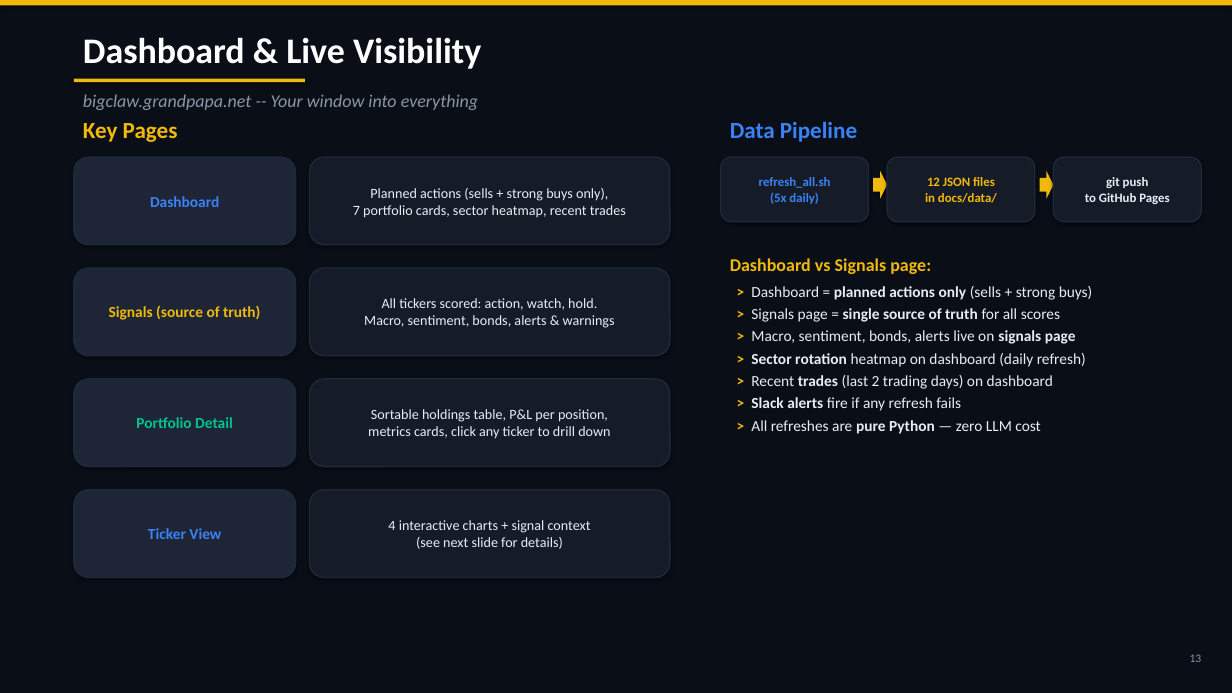
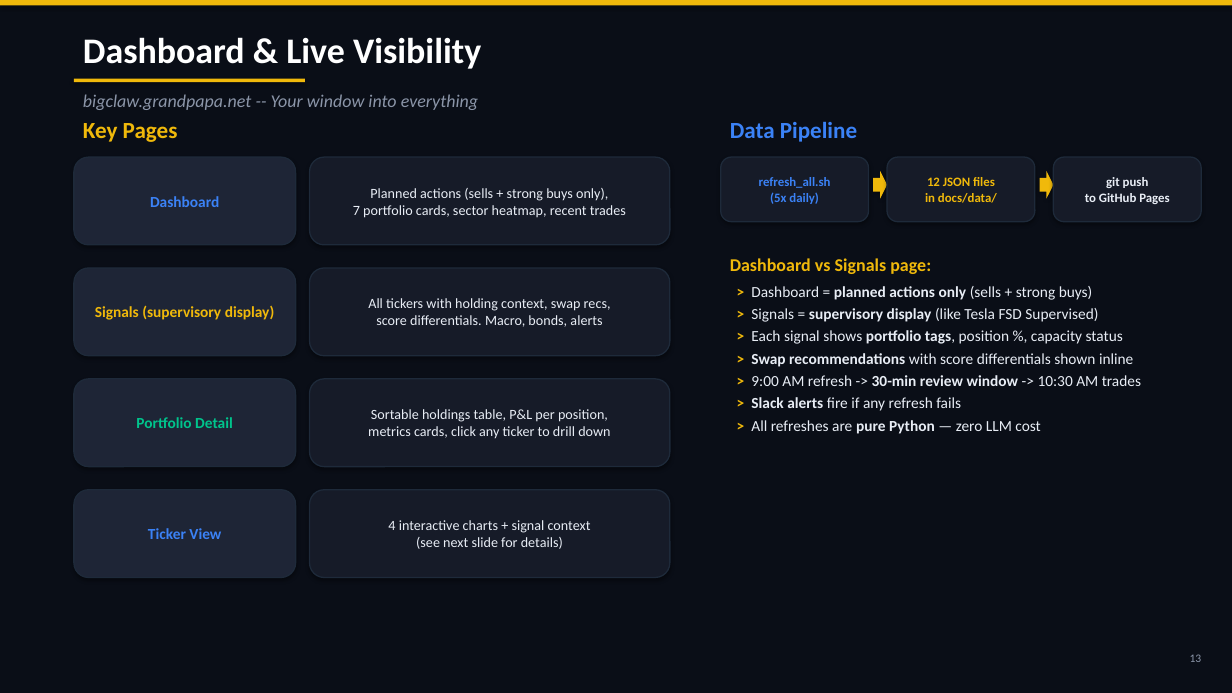
Before and after one commit to cbiggs1-tech/bigclaw-codebase, a slide deck: slide 14 of BigClaw_ShowAndTell.pptx. Drawn at 1232x693 pixels with LibreOffice and Linux fonts; fonts in the diff are those of the drawing. Boxes give left, top, right and bottom in pixels: in the first picture for what was removed or moved away, otherwise in the second. Text is boxed around its words. In the diff, an @@ line names an element or a change of style, - is before the commit and + after.

```diff
--- a/BigClaw_ShowAndTell.pptx
+++ b/BigClaw_ShowAndTell.pptx
@@ text in rounded rectangle at [368,298,611,327]: text changed @@
-All tickers scored: action, watch, hold.
-Macro, sentiment, bonds, alerts & warnings
+All tickers with holding context, swap recs,
+score differentials. Macro, bonds, alerts
@@ text in rounded rectangle at [95,305,275,320]: text changed @@
-Signals (source of truth)
+Signals (supervisory display)
@@ text at [751,308,1141,386]: text changed @@
-> Signals page = single source of truth for all scores
-> Macro, sentiment, bonds, alerts live on signals page
-> Sector rotation heatmap on dashboard (daily refresh)
-> Recent trades (last 2 trading days) on dashboard
+> Signals = supervisory display (like Tesla FSD Supervised)
+> Each signal shows portfolio tags, position %, capacity status
+> Swap recommendations with score differentials shown inline
+> 9:00 AM refresh -> 30-min review window -> 10:30 AM trades
```
Also in this commit, not shown: 1 other slide changed, 2 other files.
